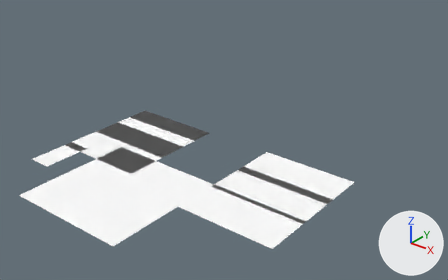
The Blender file LibGui.blend, before and after one commit.
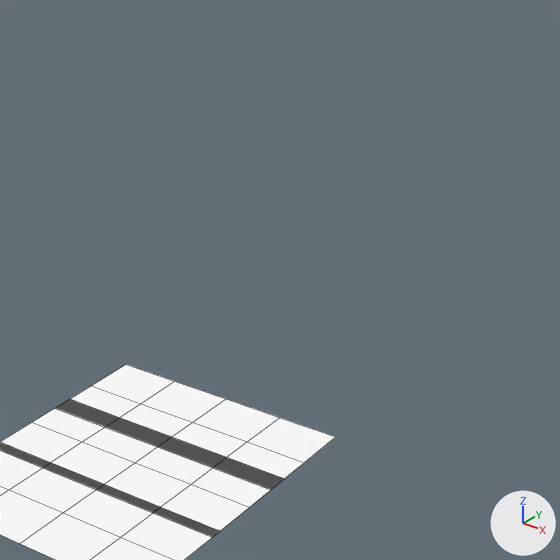
Old and new are each drawn whole from a camera (50 mm lens) standing at (14.85, -14.29, 11.57) and looking at (-1.6, 6.27, -1.17) and again close up on the part from 48% to 100% of the width and 0% to 83% of the height. Lighting does not change. The marker at lower right points along +X, +Y and +Z. The close-ups show mesh edges as thin lines.

The first close-up shows 'GuiCheckbox', 'GuiCheckbox.001', 'GuiCheckbox.002'.
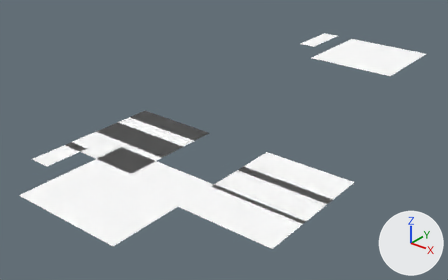
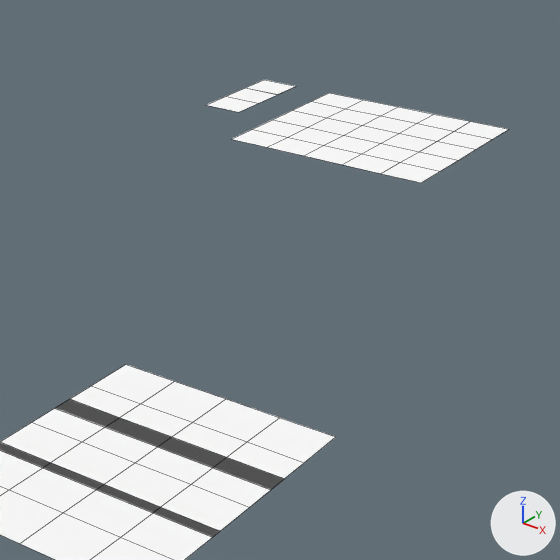
Changed parts and their boxes (x1, y1, x2, y2) in the close-ups (560 x 560 px):
'GuiIconButton.001', added
    after: (207, 80, 509, 183)

Edits to the bpy script that builds the scene:
```text
Add ob_guiiconbutton_001:
    ob_guiiconbutton_001 = bpy.data.objects.new('GuiIconButton.001', None)
    ob_guiiconbutton_001.location = (-5.0, 20.18, 0.0)
    ob_guiiconbutton_001.show_instancer_for_render = False
    ob_guiiconbutton_001.instance_type = 'COLLECTION'
    ob_guiiconbutton_001.instance_collection = col_guiiconbutton
```
